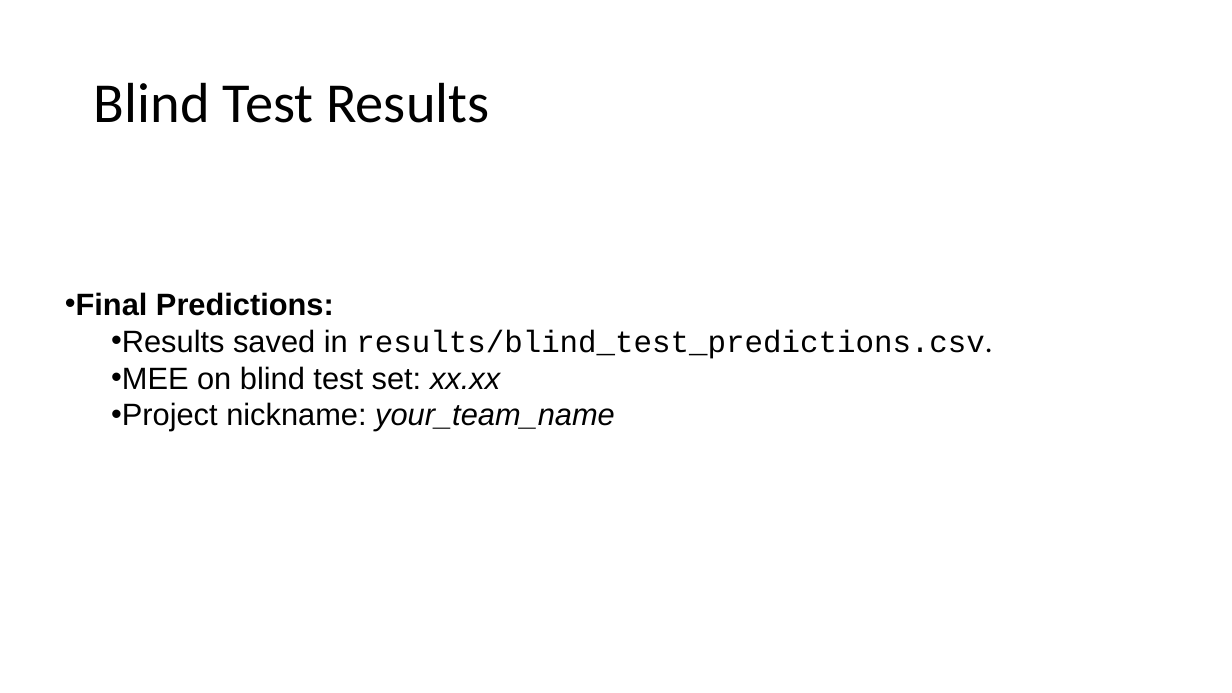
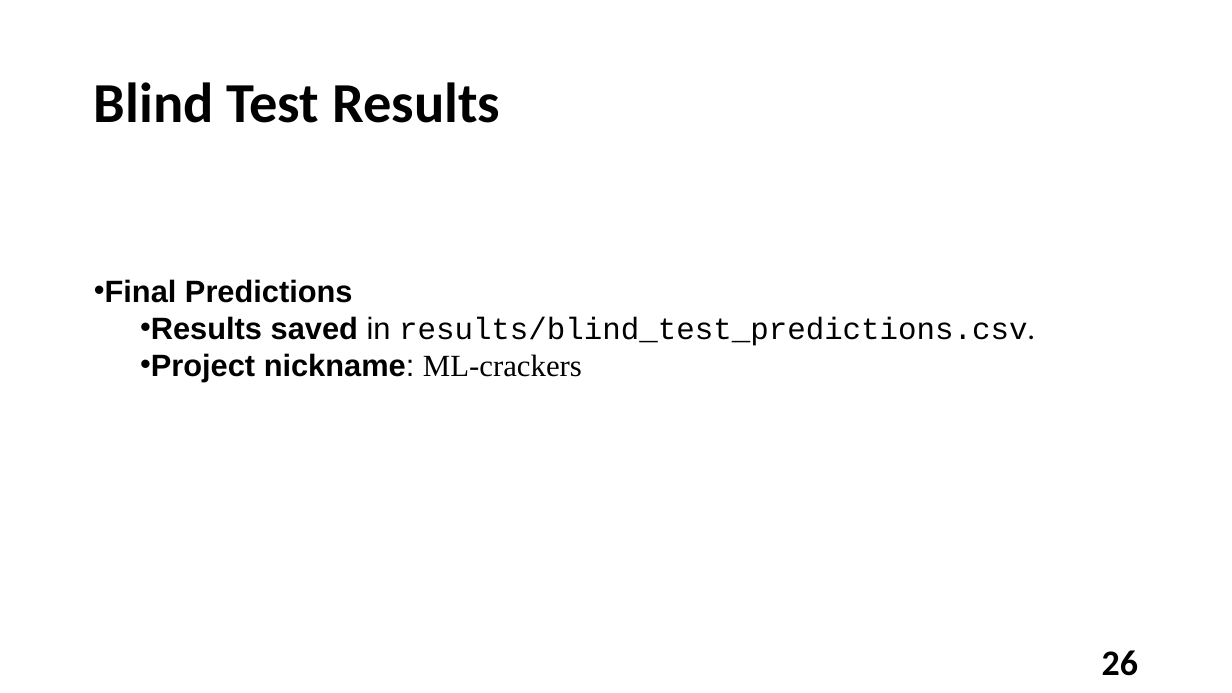
Before and after one commit to Tsion-Ketema/Machine_learning_project_2024, a slide deck: slide 26 of report_slide.pptx (slide 18 before the commit). Drawn at 1232x693 pixels with LibreOffice and Linux fonts; fonts in the diff are those of the drawing. Boxes give left, top, right and bottom in pixels: in the first picture for what was removed or moved away, otherwise in the second. Text is boxed around its words. In the diff, an @@ line names an element or a change of style, - is before the commit and + after.

```diff
--- a/report_slide.pptx
+++ b/report_slide.pptx
@@ title "Blind Test Results" at (94,82,500,123): bold on @@
@@ text "Final Predictions": place and size @@
-text "Final Predictions" at (76,292,992,431)
+text "Final Predictions" at (105,279,1035,381)
@@ text at (105,279,353,303): text changed @@
-• Final Predictions:
+• Final Predictions
@@ text at (151,316,1035,346): bold on in "Results saved" @@
@@ text at (151,353,582,381): text changed; bold on @@
-  • MEE on blind test set: xx.xx
-  • Project nickname: your_team_name
+  • Project nickname: ML-crackers
@@ page number added at (1102,650,1138,676), 28 pt, text #000000, bold @@
+26
```
Also in this commit, not shown: 9 other slides changed, 17 slides added, 10 slides removed, 23 other files.
